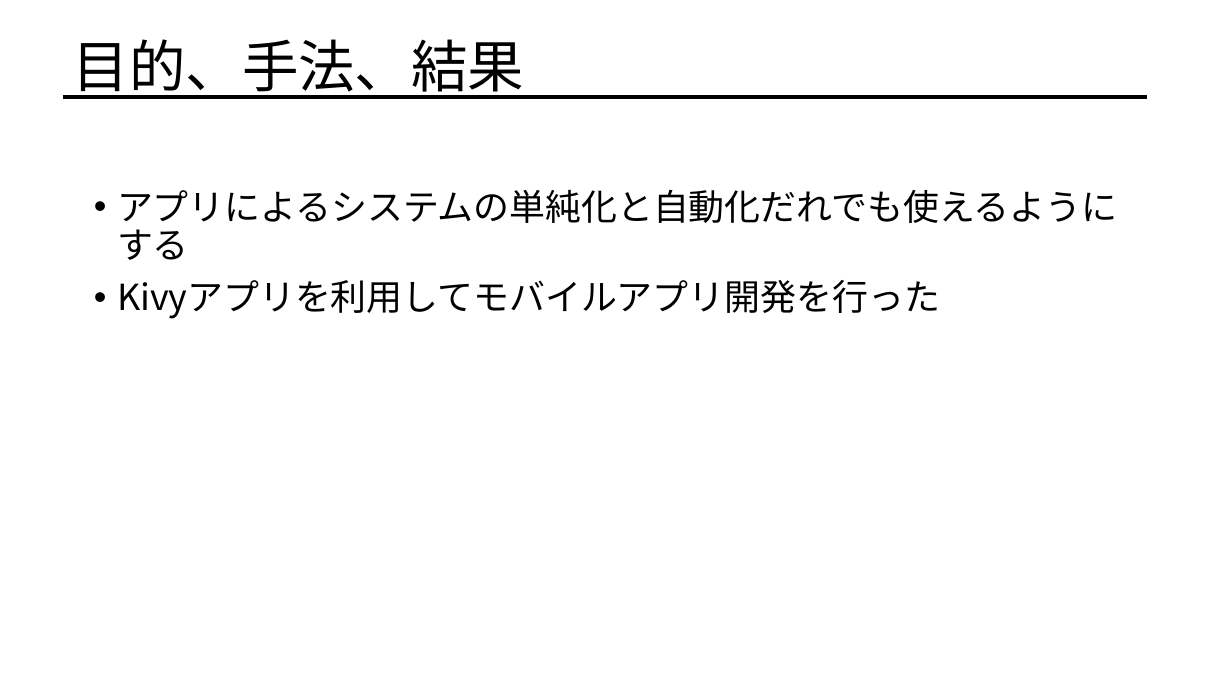
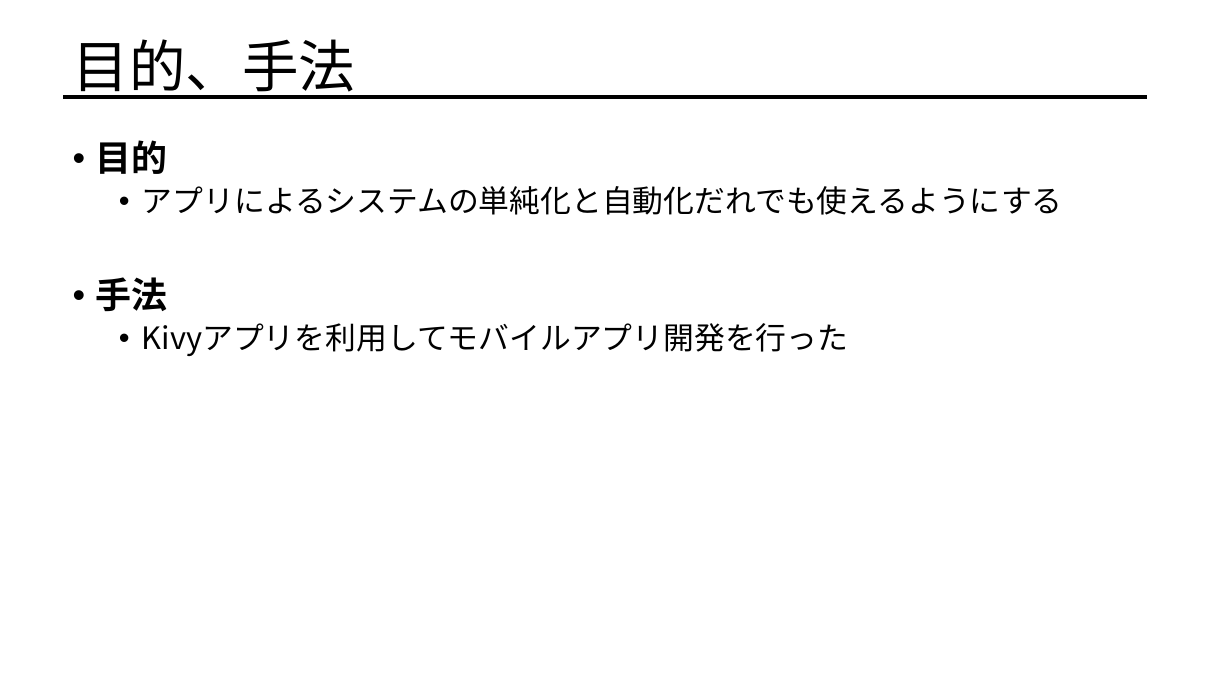
Before and after one commit to afiqfadzil/pythonProject1, a slide deck: slide 7 of LOCOMOTION.pptx. Drawn at 1232x693 pixels with LibreOffice and Linux fonts; fonts in the diff are those of the drawing. Boxes give left, top, right and bottom in pixels: in the first picture for what was removed or moved away, otherwise in the second. Text is boxed around its words. In the diff, an @@ line names an element or a change of style, - is before the commit and + after.

```diff
--- a/LOCOMOTION.pptx
+++ b/LOCOMOTION.pptx
@@ title at bbox=[73, 39, 355, 99]: text changed @@
-目的、手法、結果
+目的、手法
@@ text "目的": place and size @@
-text "目的" at bbox=[117, 190, 1117, 319]
+text "目的" at bbox=[96, 140, 1063, 356]
@@ text at bbox=[96, 140, 168, 174]: paragraph added @@
+• 目的
@@ text at bbox=[142, 186, 1063, 356]: size 28 to 24 pt; list level 1 to 2 in "アプリによるシステムの単純化と自動化だれでも使えるようにする"; list level 1 to 2 in "Kivyアプリを利用してモバイルアプリ開発を行った" @@
@@ text at bbox=[96, 277, 168, 312]: paragraph added @@
+• 手法
```
Also in this commit, not shown: 12 other slides changed, 11 slides added, 10 slides removed, 1 other file.
